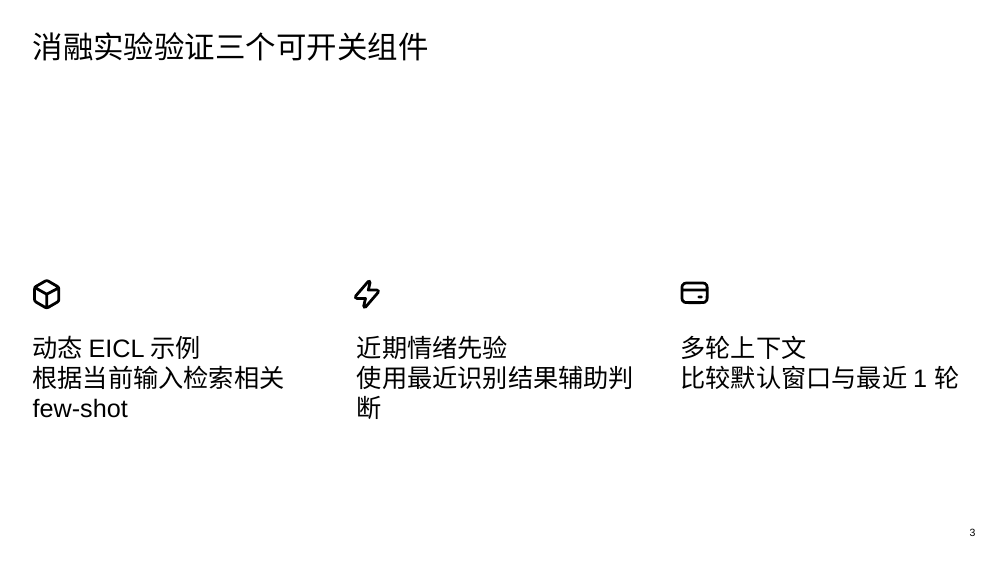
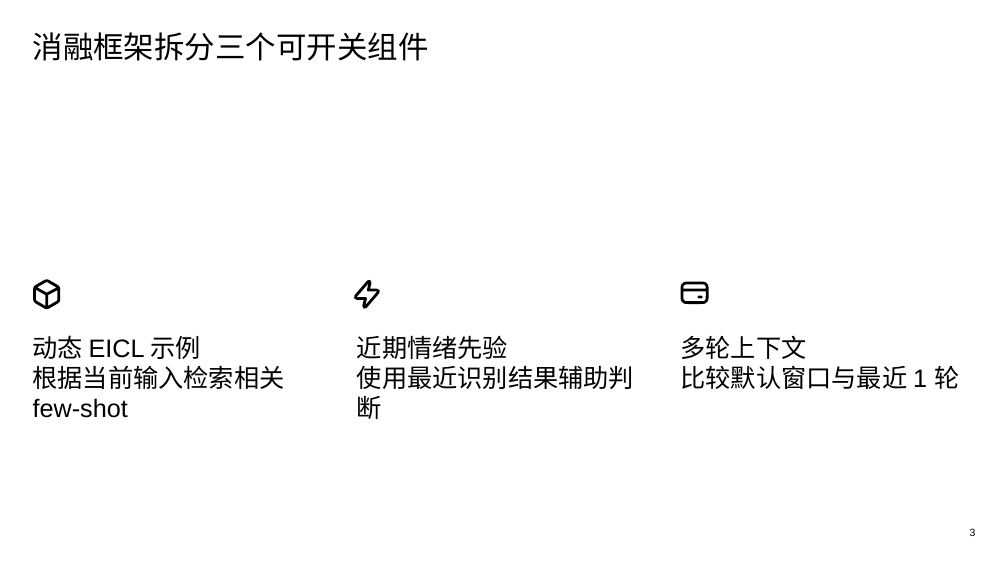
Before and after one commit to n0rk1n/HDU-erc, a slide deck: slide 3 of deliverables/advisor_full_summary_20260728/emotion_chatbot_ablation_report.pptx. Drawn at 1008x567 pixels with LibreOffice and Linux fonts; fonts in the diff are those of the drawing. Boxes give left, top, right and bottom in pixels: in the first picture for what was removed or moved away, otherwise in the second. Text is boxed around its words. In the diff, an @@ line names an element or a change of style, - is before the commit and + after.

```diff
--- a/deliverables/advisor_full_summary_20260728/emotion_chatbot_ablation_report.pptx
+++ b/deliverables/advisor_full_summary_20260728/emotion_chatbot_ablation_report.pptx
@@ text at box(33, 32, 429, 61): text changed @@
-消融实验验证三个可开关组件
+消融框架拆分三个可开关组件
```
Also in this commit, not shown: 8 other slides changed, 37 other files.
